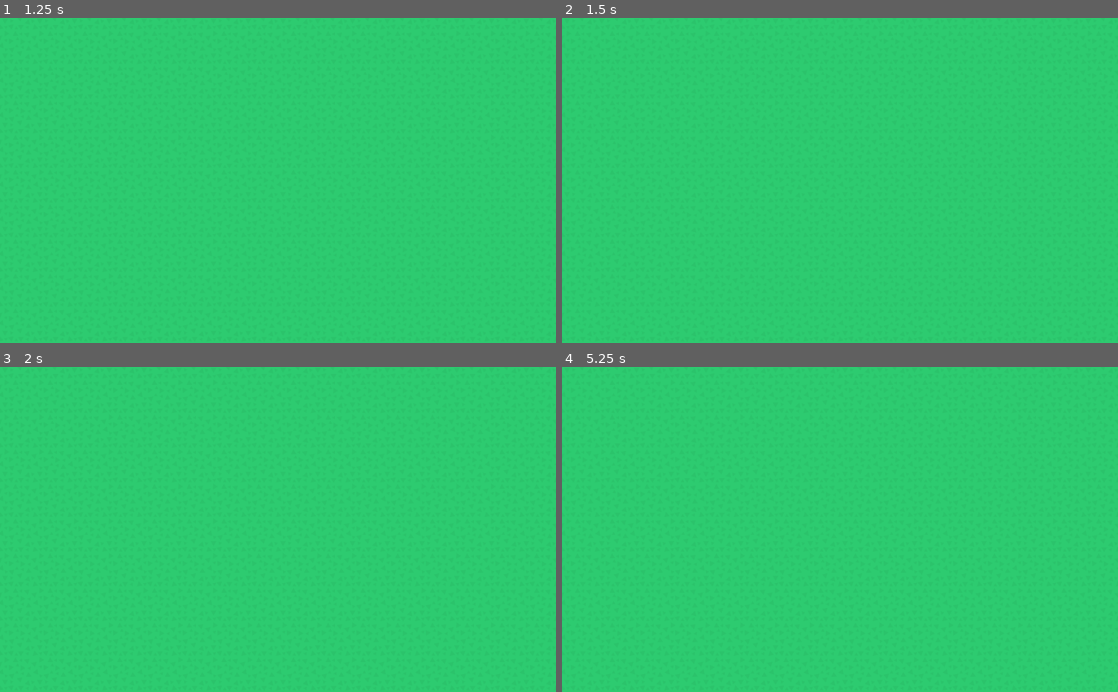
Above: before the commit, frames 1-4 (two rows, left to right).
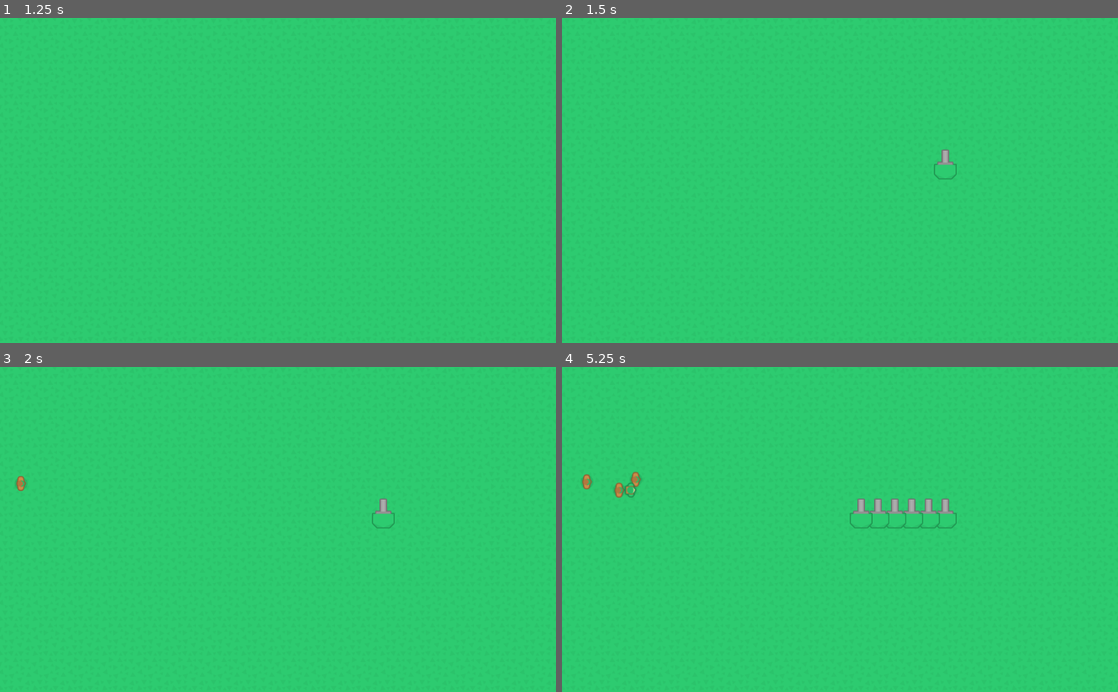
Above: after the commit, the same moments.

Repository: bjornarprytz/TowerLearning
Game: Godot game, scene res://splash/splash.tscn
The game is run twice, just before and just after one commit, with the same random seed, the same clock (stepped at 60 frames per second) and the same inputs.
Inputs (mouse positions are in pixels of both pictures, inside the frame that each line leads up to):
- Up to frame 1 (1.25 s): click "Play" at 0.5 s
- Up to frame 2 (1.5 s): tap Enter at 1.25 s; move the mouse to (962, 164) at 1.27 s; click (962, 164) at 1.42 s
- Up to frame 3 (2 s): no input
- Up to frame 4 (5.25 s): click (945, 513) at 2 s; click (928, 513) at 2.77 s; click (912, 513) at 3.52 s; click (895, 513) at 4.27 s; click (878, 513) at 5.02 s

Frame 1 is identical in both runs. In frame 2, 0.1% of the frame differs, in the area x 66-71%, y 40-50%; in frame 3, 0.2%; in frame 4, 0.9%, in the area x 3-71%, y 32-50%.

Commit message:
Sprites now look ok

Diff:
--- a/enemies/data/heavy.tres
+++ b/enemies/data/heavy.tres
@@ -1,8 +1,11 @@
-[gd_resource type="Resource" load_steps=3 format=2]
+[gd_resource type="Resource" load_steps=4 format=2]
 
 [ext_resource path="res://enemies/EnemyStats.gd" type="Script" id=1]
+[ext_resource path="res://assets/towerDefense_tilesheet.png" type="Texture" id=2]
 
 [sub_resource type="AtlasTexture" id=1]
+flags = 4
+atlas = ExtResource( 2 )
 region = Rect2( 1104, 656, 32, 32 )
 
 [resource]
--- a/enemies/data/light.tres
+++ b/enemies/data/light.tres
@@ -1,8 +1,11 @@
-[gd_resource type="Resource" load_steps=3 format=2]
+[gd_resource type="Resource" load_steps=4 format=2]
 
 [ext_resource path="res://enemies/EnemyStats.gd" type="Script" id=1]
+[ext_resource path="res://assets/towerDefense_tilesheet.png" type="Texture" id=2]
 
 [sub_resource type="AtlasTexture" id=1]
+flags = 4
+atlas = ExtResource( 2 )
 region = Rect2( 976, 656, 32, 32 )
 
 [resource]
--- a/level/event_handler.gd
+++ b/level/event_handler.gd
@@ -11,6 +11,8 @@
 onready var light_enemy = preload("res://enemies/data/light.tres")
 onready var heavy_enemy = preload("res://enemies/data/heavy.tres")
 
+onready var arrow_tower = preload("res://towers/data/arrow.tres")
+onready var laser_tower = preload("res://towers/data/laser.tres")
 
 var interval = float(1)
 var remaining_time = interval
@@ -23,6 +25,7 @@
 	if event is InputEventMouseButton && event.pressed:
 		print("Mouse Click/Unclick at: ", event.position)
 		var t = tower.instance()
+		t.initialize(arrow_tower)
 		t.set_position(event.position)
 		add_child(t)
 
--- a/towers/data/arrow.tres
+++ b/towers/data/arrow.tres
@@ -1,12 +1,12 @@
 [gd_resource type="Resource" load_steps=4 format=2]
 
 [ext_resource path="res://towers/TowerStats.gd" type="Script" id=1]
-[ext_resource path="res://assets/towerDefense_tilesheet@2.png" type="Texture" id=2]
+[ext_resource path="res://assets/towerDefense_tilesheet.png" type="Texture" id=2]
 
 [sub_resource type="AtlasTexture" id=1]
 flags = 4
 atlas = ExtResource( 2 )
-region = Rect2( 2560, -48, 32, 16 )
+region = Rect2( 1216, 640, 64, 64 )
 
 [resource]
 script = ExtResource( 1 )
--- a/towers/tower.tscn
+++ b/towers/tower.tscn
@@ -1,33 +1,21 @@
-[gd_scene load_steps=5 format=2]
+[gd_scene load_steps=3 format=2]
 
 [ext_resource path="res://towers/tower_behaviour.gd" type="Script" id=1]
-
-[sub_resource type="AtlasTexture" id=1]
-region = Rect2( 4, 4, 1472, 830 )
-margin = Rect2( 0, 0, 0, 2 )
-
-[sub_resource type="AtlasTexture" id=2]
-atlas = SubResource( 1 )
-region = Rect2( 1280, 640, 64, 64 )
 
 [sub_resource type="CircleShape2D" id=3]
 radius = 325.0
 
 [node name="Tower" type="TextureButton"]
-anchor_right = 0.062
-anchor_bottom = 0.107
 margin_right = 0.511997
 margin_bottom = -0.200005
 grow_horizontal = 0
 grow_vertical = 2
-texture_normal = SubResource( 2 )
 script = ExtResource( 1 )
 __meta__ = {
 "_edit_use_anchors_": false
 }
 
 [node name="AttackRange" type="Area2D" parent="."]
-position = Vector2( 32, 32 )
 
 [node name="CollisionShape2D" type="CollisionShape2D" parent="AttackRange"]
 shape = SubResource( 3 )
--- a/towers/tower_behaviour.gd
+++ b/towers/tower_behaviour.gd
@@ -2,7 +2,6 @@
 
 
 onready var attackRange = get_node("AttackRange/CollisionShape2D")
-onready var sprite = get_node("TextureRect")
 
 var stats : TowerStats
 var targets = []
@@ -13,8 +12,8 @@
 
 func initialize(_stats: TowerStats) -> void:
 	stats = _stats
-	sprite.texture = stats.sprite
-	attackRange.shape.radius = stats.attack_range
+	texture_normal = stats.sprite
+
 
 
 # Called every frame. 'delta' is the elapsed time since the previous frame.
Not shown: 2 places in enemies/enemy.tscn that only renumber resources
